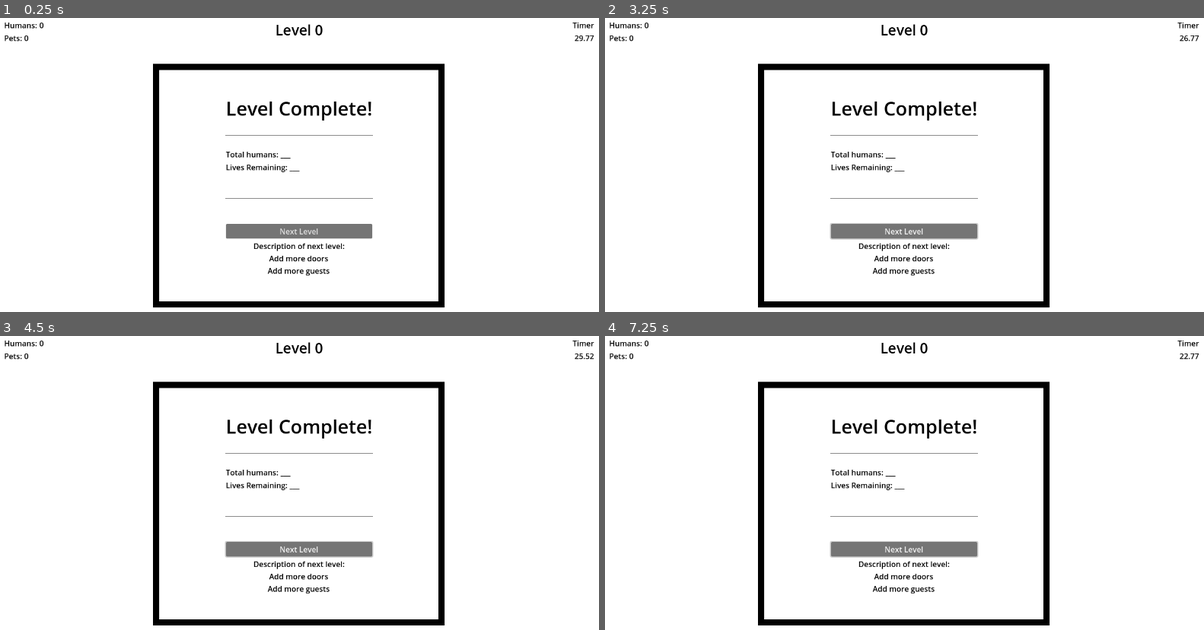
Above: before the commit, frames 1-4 (two rows, left to right).
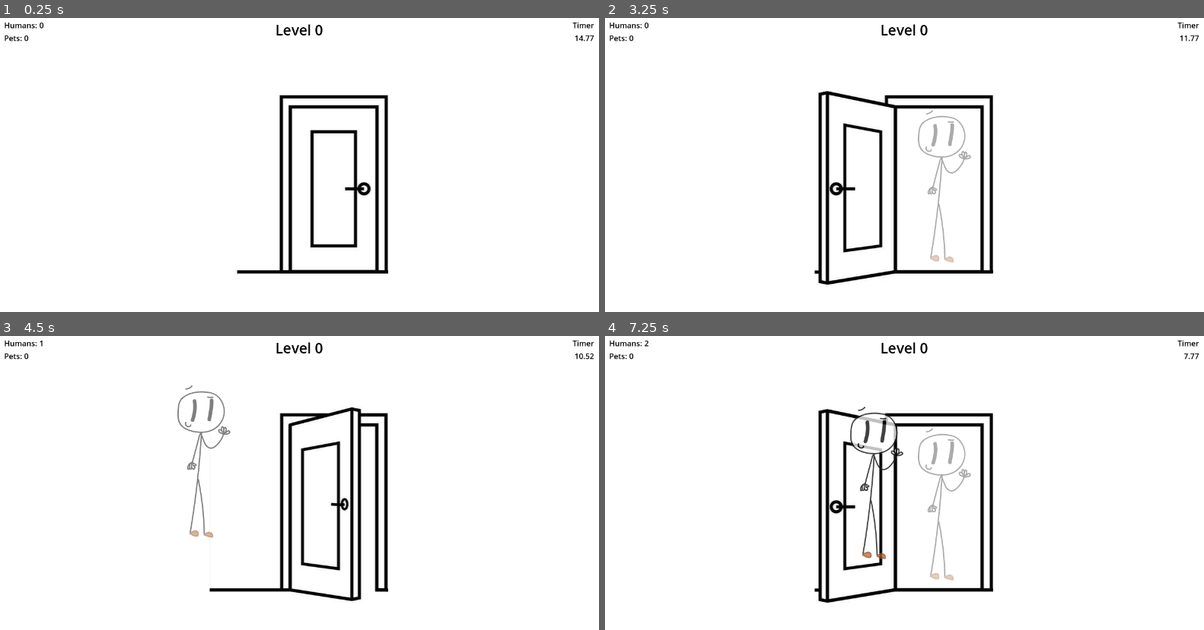
Above: after the commit, the same moments.

Repository: cjee246/NoPetsAllowed
Game: Godot game, scene res://scenes/main/main_game.tscn
Same seed, same stepped clock (60 frames per second), same inputs: the game is played once before the commit and once after it.
Inputs (mouse positions are in pixels of both pictures, inside the frame that each line leads up to):
- Up to frame 1 (0.25 s): no input
- Up to frame 2 (3.25 s): click (904, 232) at 0.5 s, where only the run before the commit has a clickable "Next Level"; click (904, 232) at 1.25 s, where only the run before the commit has a clickable "Next Level"; click (904, 232) at 2 s, where only the run before the commit has a clickable "Next Level"; tap Enter at 2.75 s; move the mouse to (910, 182) at 2.77 s; click (910, 182) at 2.92 s
- Up to frame 3 (4.5 s): move the mouse to (179, 521) at 3.52 s; click (179, 521) at 3.67 s; move the mouse to (359, 430) at 4.27 s; click (359, 430) at 4.42 s
- Up to frame 4 (7.25 s): move the mouse to (874, 571) at 5.02 s; click (874, 571) at 5.17 s; tap Space at 5.75 s; move the mouse to (1084, 556) at 5.77 s; click (1084, 556) at 5.92 s; move the mouse to (718, 453) at 6.52 s; click (718, 453) at 6.67 s

The runs differ from the first frame. In frame 1, 9.1% of the frame differs, in the area x 25-98%, y 5-99%; in frame 2, 10%; in frame 3, 11%; in frame 4, 11%, in the area x 6-99%, y 1-99%.

Commit message:
1-door loop complete

Diff:
--- /dev/null
+++ b/no-pets-allowed/scenes/components/level_end.gd
@@ -0,0 +1,66 @@
+extends Control
+
+# Linked variables
+@onready var title_label: Label = $HBoxContainer/VBoxContainer/TitleLabel
+@onready var humans_label: Label = $HBoxContainer/VBoxContainer/HBoxContainer/HumansLabel
+@onready var lives_label: Label = $HBoxContainer/VBoxContainer/HBoxContainer2/LivesLabel
+@onready var next_button: Button = $HBoxContainer/VBoxContainer/NextButton
+@onready var desc_label: Label = $HBoxContainer/VBoxContainer/AddMoreLabel
+
+# Script specific variables
+enum GameState {LEVEL_COMPLETE, GAME_OVER}
+var state: GameState
+var lives_prev: int
+var pets_this: int
+var humans_prev: int
+var humans_this: int
+
+func activate_display():
+	visible = true
+	setup_ui()
+	setup_description()
+	display_score()
+
+func display_score():
+	humans_label.text = str(humans_prev) + " + " + str(humans_this)
+	lives_label.text = str(lives_prev) + " - " + str(pets_this)
+	await get_tree().create_timer(1.0).timeout
+	humans_label.text = str(Main.humans)
+	lives_label.text = str(Main.lives)
+	await get_tree().create_timer(0.5).timeout
+	next_button.disabled = false
+	desc_label.visible = true
+	pass
+
+func setup_ui():
+	if Main.lives > 0:
+		state = GameState.LEVEL_COMPLETE
+		title_label.text = "Level " + str(Main.level) + " Complete!"
+		next_button.text = "Next Level"
+	else:
+		state = GameState.GAME_OVER
+		title_label.text = "Game Over :("
+		next_button.text = "Restart"
+
+func setup_description():
+	if state == GameState.GAME_OVER:
+		desc_label.text = "Too many happy pets.\nShare your level and score!"
+	else:
+		# depending on level, add more doors or add more speed
+		desc_label.text = "Add more doors!"
+		#desc_label.text = "Add more speed!"
+		pass
+
+func set_state_game_over():
+	state = GameState.GAME_OVER
+
+func set_state_level_up():
+	state = GameState.LEVEL_COMPLETE
+
+func _on_next_button_pressed() -> void:
+	if state == GameState.GAME_OVER:
+		Main.reset_game()
+	else:
+		Main.level += 1
+		pass
+	get_tree().reload_current_scene()
--- a/no-pets-allowed/scenes/components/level_end.tscn
+++ b/no-pets-allowed/scenes/components/level_end.tscn
@@ -1,12 +1,16 @@
-[gd_scene format=3 uid="uid://bxgoxuadiaobw"]
+[gd_scene load_steps=2 format=3 uid="uid://bxgoxuadiaobw"]
+
+[ext_resource type="Script" path="res://scenes/components/level_end.gd" id="1_mhwnh"]
 
 [node name="LevelEnd" type="Control"]
+z_index = 1
 layout_mode = 3
 anchors_preset = 15
 anchor_right = 1.0
 anchor_bottom = 1.0
 grow_horizontal = 2
 grow_vertical = 2
+script = ExtResource("1_mhwnh")
 
 [node name="Control" type="Control" parent="."]
 anchors_preset = 0
@@ -49,11 +53,12 @@
 theme_override_font_sizes/font_size = 40
 text = "Level Complete!"
 
-[node name="Label" type="Label" parent="HBoxContainer/VBoxContainer"]
+[node name="TitleLabel" type="Label" parent="HBoxContainer/VBoxContainer"]
 modulate = Color(0, 0, 0, 1)
 layout_mode = 2
 theme_override_font_sizes/font_size = 40
 text = "Level Complete!"
+horizontal_alignment = 1
 
 [node name="HSeparator2" type="HSeparator" parent="HBoxContainer/VBoxContainer"]
 layout_mode = 2
@@ -70,7 +75,7 @@
 [node name="HumansLabel" type="Label" parent="HBoxContainer/VBoxContainer/HBoxContainer"]
 modulate = Color(0, 0, 0, 1)
 layout_mode = 2
-text = "___"
+text = "0"
 
 [node name="HBoxContainer2" type="HBoxContainer" parent="HBoxContainer/VBoxContainer"]
 layout_mode = 2
@@ -83,7 +88,7 @@
 [node name="LivesLabel" type="Label" parent="HBoxContainer/VBoxContainer/HBoxContainer2"]
 modulate = Color(0, 0, 0, 1)
 layout_mode = 2
-text = "___"
+text = "0"
 
 [node name="HSeparator3" type="HSeparator" parent="HBoxContainer/VBoxContainer"]
 layout_mode = 2
@@ -91,12 +96,16 @@
 
 [node name="NextButton" type="Button" parent="HBoxContainer/VBoxContainer"]
 layout_mode = 2
+disabled = true
 text = "Next Level"
 
 [node name="AddMoreLabel" type="Label" parent="HBoxContainer/VBoxContainer"]
+visible = false
 modulate = Color(0, 0, 0, 1)
 layout_mode = 2
 text = "Description of next level:
 Add more doors
 Add more guests"
 horizontal_alignment = 1
+
+[connection signal="pressed" from="HBoxContainer/VBoxContainer/NextButton" to="." method="_on_next_button_pressed"]
--- a/no-pets-allowed/scenes/main/main_game.gd
+++ b/no-pets-allowed/scenes/main/main_game.gd
@@ -2,6 +2,7 @@
 
 # linked variables
 @onready var ui: Control = $UserInterface
+@onready var level_end: Control = $LevelEnd
 @onready var level_timer: Timer = $LevelTimer
 @onready var door_timer: Timer = $DoorTimer
 
@@ -11,6 +12,8 @@
 
 func _ready() -> void:
 	ui.set_level_label(Main.level)
+	level_end.lives_prev = Main.lives
+	level_end.humans_prev = Main.humans
 	door_timer.start()
 
 func _process(delta: float) -> void:
@@ -23,11 +26,38 @@
 
 func _on_door_pet_entered() -> void:
 	pets += 1
+	Main.lives -= 1
+	if Main.lives == 0:
+		game_over()
 	ui.set_pets_label(pets)
 
+func _on_door_timer_timeout() -> void:
+	var door = randi_range(0, 1)
+	if door == 1:
+		$Doors/Door.open_door()
 
-func _on_door_timer_timeout() -> void:
-	var door = randi_range(0, 10)
-	if door == 1:
-		$Door.open_door()
-	pass # Replace with function body.
+func _on_level_timer_timeout() -> void:
+	door_timer.stop()
+	for door in $Doors.get_children():
+		door.close_door()
+		door.queue_free()
+	level_up()
+	level_end.activate_display()
+
+func level_up():
+	level_end.set_state_level_up()
+	level_end.humans_this = humans
+	level_end.pets_this = pets
+	Main.humans += humans
+
+func game_over():
+	level_end.set_state_game_over()
+	level_end.humans_this = humans
+	level_end.pets_this = pets
+	Main.humans += humans
+	level_timer.stop()
+	door_timer.stop()
+	for door in $Doors.get_children():
+		door.close_door()
+		door.queue_free()
+	level_end.activate_display()
--- a/no-pets-allowed/scenes/main/main_game.tscn
+++ b/no-pets-allowed/scenes/main/main_game.tscn
@@ -21,23 +21,27 @@
 [node name="UserInterface" parent="." instance=ExtResource("2_1k3s6")]
 metadata/_edit_use_anchors_ = true
 
-[node name="Door" parent="." instance=ExtResource("1_2qwqm")]
-position = Vector2(640, 360)
-
-[node name="LevelTimer" type="Timer" parent="."]
-wait_time = 30.0
-one_shot = true
-autostart = true
-
-[node name="DoorTimer" type="Timer" parent="."]
-
 [node name="LevelEnd" parent="." instance=ExtResource("4_pnaw2")]
+visible = false
 anchors_preset = 0
 anchor_right = 0.0
 anchor_bottom = 0.0
 grow_horizontal = 1
 grow_vertical = 1
 
-[connection signal="human_entered" from="Door" to="." method="_on_door_human_entered"]
-[connection signal="pet_entered" from="Door" to="." method="_on_door_pet_entered"]
+[node name="LevelTimer" type="Timer" parent="."]
+wait_time = 15.0
+one_shot = true
+autostart = true
+
+[node name="DoorTimer" type="Timer" parent="."]
+
+[node name="Doors" type="Node2D" parent="."]
+
+[node name="Door" parent="Doors" instance=ExtResource("1_2qwqm")]
+position = Vector2(640, 360)
+
+[connection signal="timeout" from="LevelTimer" to="." method="_on_level_timer_timeout"]
 [connection signal="timeout" from="DoorTimer" to="." method="_on_door_timer_timeout"]
+[connection signal="human_entered" from="Doors/Door" to="." method="_on_door_human_entered"]
+[connection signal="pet_entered" from="Doors/Door" to="." method="_on_door_pet_entered"]
--- a/no-pets-allowed/scenes/objects/door.gd
+++ b/no-pets-allowed/scenes/objects/door.gd
@@ -25,7 +25,7 @@
 var is_pet: bool = false
 
 func set_door():
-	timer.wait_time = 3
+	timer.wait_time = 1
 	Main.timer_wait_time = timer.wait_time
 	timer.start()
 
@@ -37,7 +37,6 @@
 	if is_open:
 		return false
 	else:
-		# animate door open
 		animation.play("opening")
 		set_door()
 		randomize_door()
@@ -62,9 +61,7 @@
 	is_open = false
 	is_human = false
 	is_pet = false
-	# animate door close
 	animation.play("closing")
-	# destroy any spawned objects
 	for object in $Objects/Waiting.get_children():
 		object.queue_free()
 	human_queue = 0
@@ -95,12 +92,11 @@
 		pet_queue -= 1
 		spawn_object(pet_scene)
 	else:
-		is_human = false
-		is_pet = false
+		close_door()
 
 func spawn_object(object_scene: PackedScene):
 	var object = object_scene.instantiate()
-	object.position = position + Vector2(70, 0)
+	object.position = Vector2(0,0) + Vector2(70, 0)
 	$Objects/Waiting.add_child(object)
 
 func _on_area_2d_input_event(viewport: Node, event: InputEvent, shape_idx: int) -> void:
--- a/no-pets-allowed/scripts/main/main.gd
+++ b/no-pets-allowed/scripts/main/main.gd
@@ -7,20 +7,17 @@
 # game states
 enum GameStates {TITLE, TUTORIAL, MAIN, LEVEL_END, GAME_OVER}
 var state: GameStates = GameStates.TITLE
+const LIVES = 2
 
 # score variables
 var level: int = 0
-var lives: int = 5
-var pets: int = 0
+var lives: int = LIVES
 var humans: int = 0
-var score: int = 0
 
 # global variables
 var timer_wait_time: float = 0.0
 
-func _ready() -> void:
-	pass # Replace with function body.
-
-
-func _process(delta: float) -> void:
-	pass
+func reset_game():
+	lives = LIVES
+	humans = 0
+	level = 1
